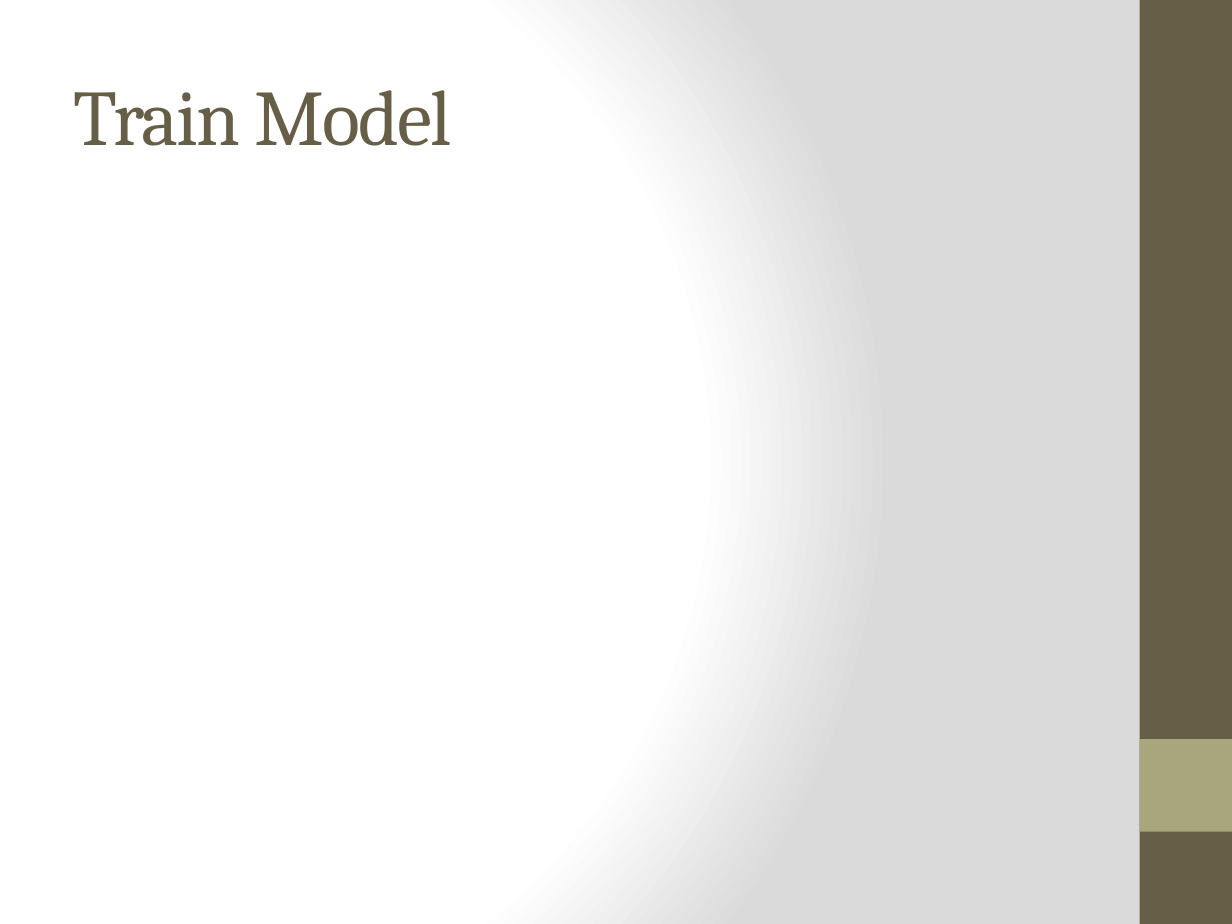
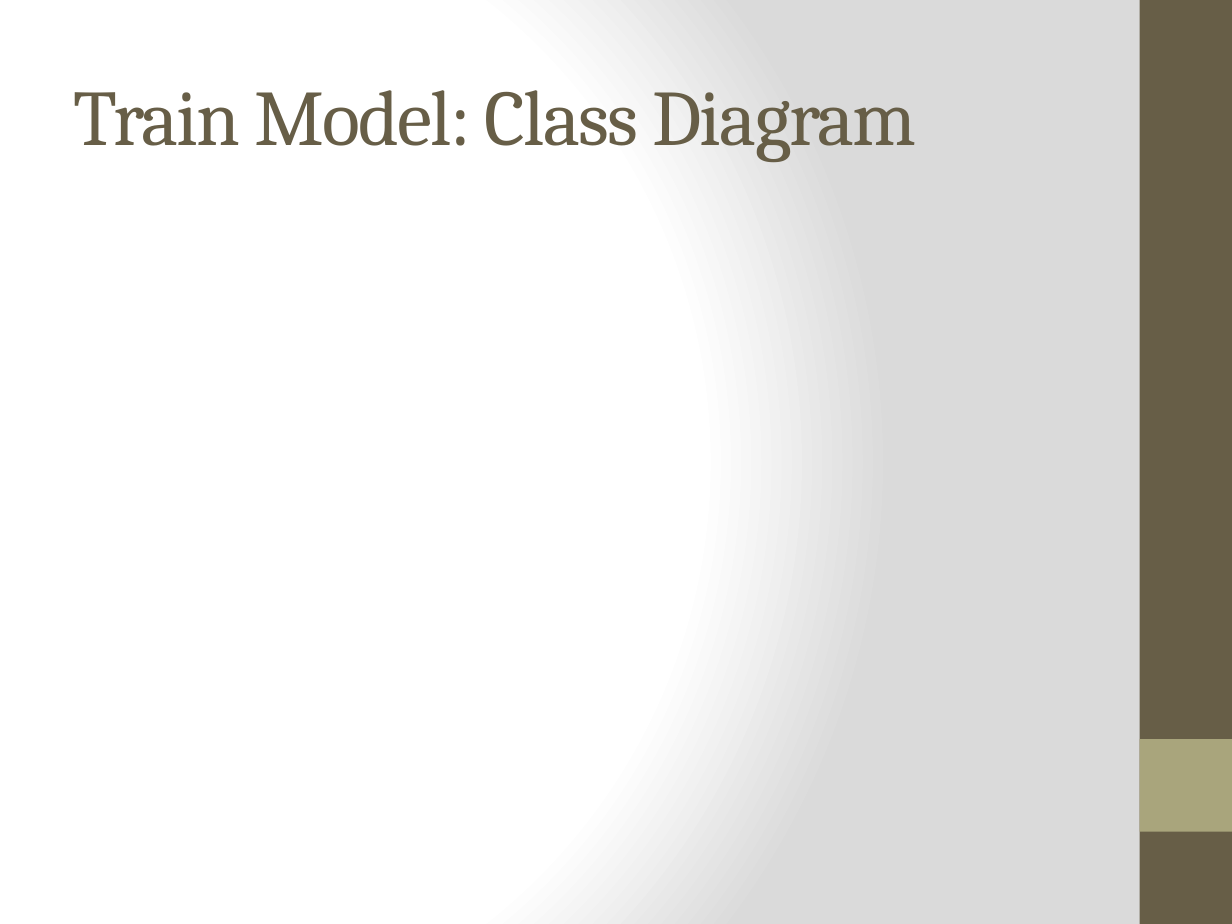
Before and after one commit to meylingtaing/COE1186, a slide deck: slide 11 of Design Review/DesignReview.pptx (slide 9 before the commit). Drawn at 1232x924 pixels with LibreOffice and Linux fonts; fonts in the diff are those of the drawing; background and template pictures are left out. Boxes give left, top, right and bottom in pixels: in the first picture for what was removed or moved away, otherwise in the second. Text is boxed around its words. In the diff, an @@ line names an element or a change of style, - is before the commit and + after.

Commit message:
updated the design review
Added the train model powerpoint slides (description sequence use-case
and class diagrams)

```diff
--- a/Design Review/DesignReview.pptx
+++ b/Design Review/DesignReview.pptx
@@ title at (74, 90, 917, 162): text changed @@
-Train Model
+Train Model: Class Diagram
```
Also in this commit, not shown: 3 slides added.
